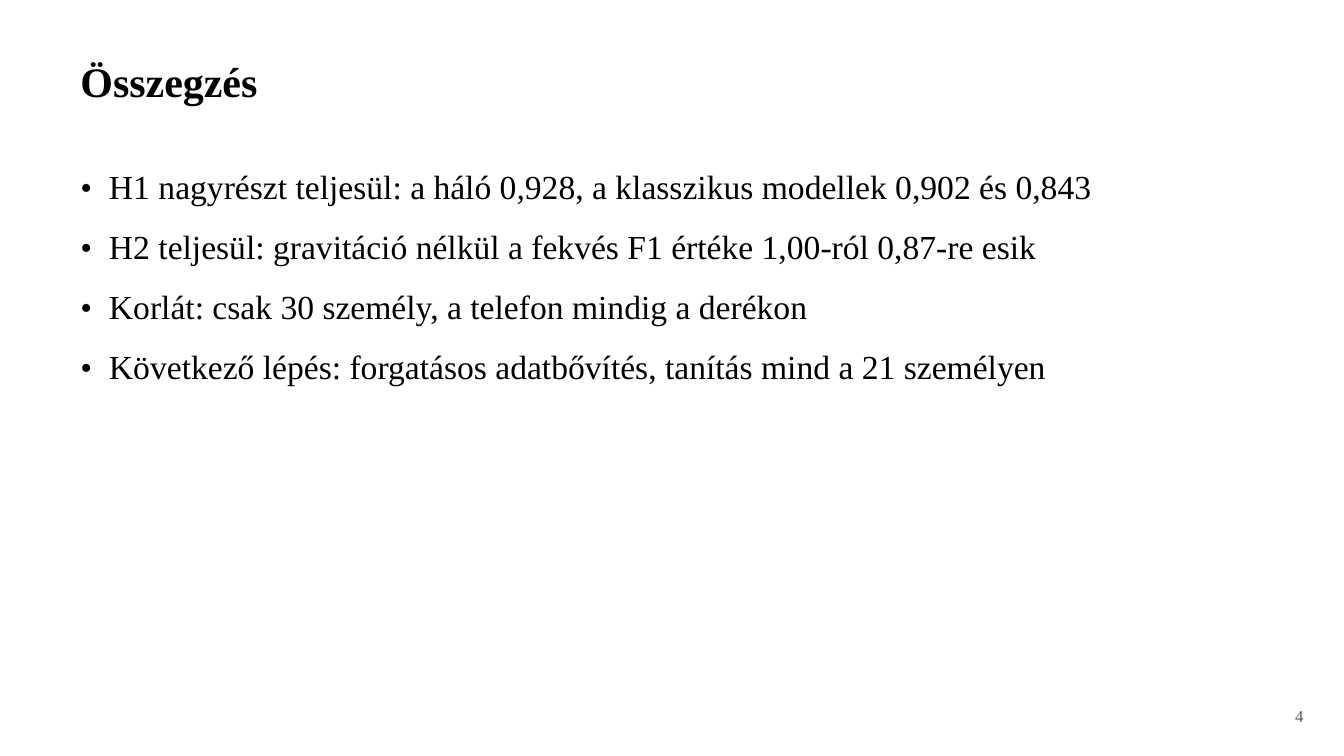
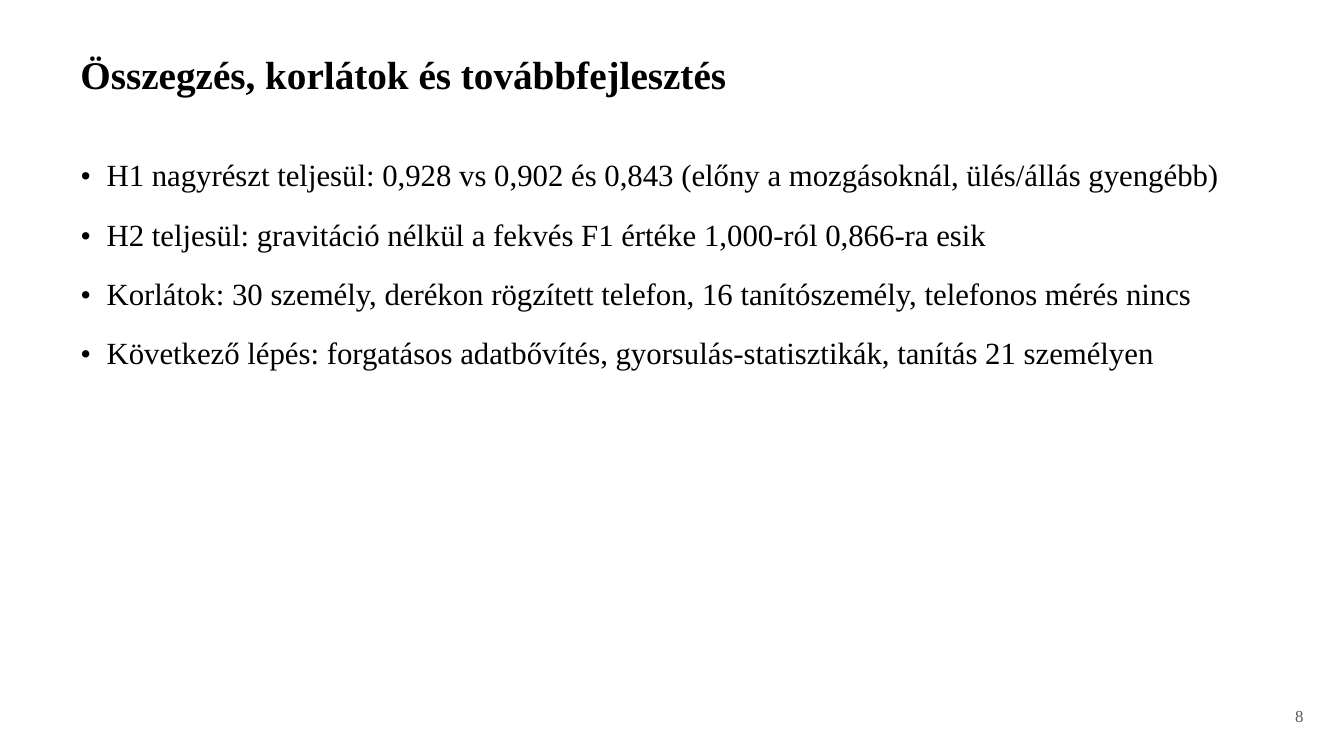
Before and after one commit to tanacsiroland/dl-har-project-hcy41e, a slide deck: slide 8 of docs/prezentacio.pptx (slide 4 before the commit). Drawn at 1344x756 pixels with LibreOffice and Linux fonts; fonts in the diff are those of the drawing. Boxes give left, top, right and bottom in pixels: in the first picture for what was removed or moved away, otherwise in the second. Text is boxed around its words. In the diff, an @@ line names an element or a change of style, - is before the commit and + after.

```diff
--- a/docs/prezentacio.pptx
+++ b/docs/prezentacio.pptx
@@ text at (80,59,726,97): text changed; size 30 to 28 pt @@
-Összegzés
+Összegzés, korlátok és továbbfejlesztés
@@ text at (107,164,1218,370): text changed; size 24 to 22 pt @@
-• H1 nagyrészt teljesül: a háló 0,928, a klasszikus modellek 0,902 és 0,843
-• H2 teljesül: gravitáció nélkül a fekvés F1 értéke 1,00-ról 0,87-re esik
-• Korlát: csak 30 személy, a telefon mindig a derékon
-• Következő lépés: forgatásos adatbővítés, tanítás mind a 21 személyen
+• H1 nagyrészt teljesül: 0,928 vs 0,902 és 0,843 (előny a mozgásoknál, ülés/állás gyengébb)
+• H2 teljesül: gravitáció nélkül a fekvés F1 értéke 1,000-ról 0,866-ra esik
+• Korlátok: 30 személy, derékon rögzített telefon, 16 tanítószemély, telefonos mérés nincs
+• Következő lépés: forgatásos adatbővítés, gyorsulás-statisztikák, tanítás 21 személyen
@@ text at (1295,711,1303,722): text changed @@
-4
+8
```
Also in this commit, not shown: 1 other slide changed, 5 slides added, 1 slide removed, 3 other files.
